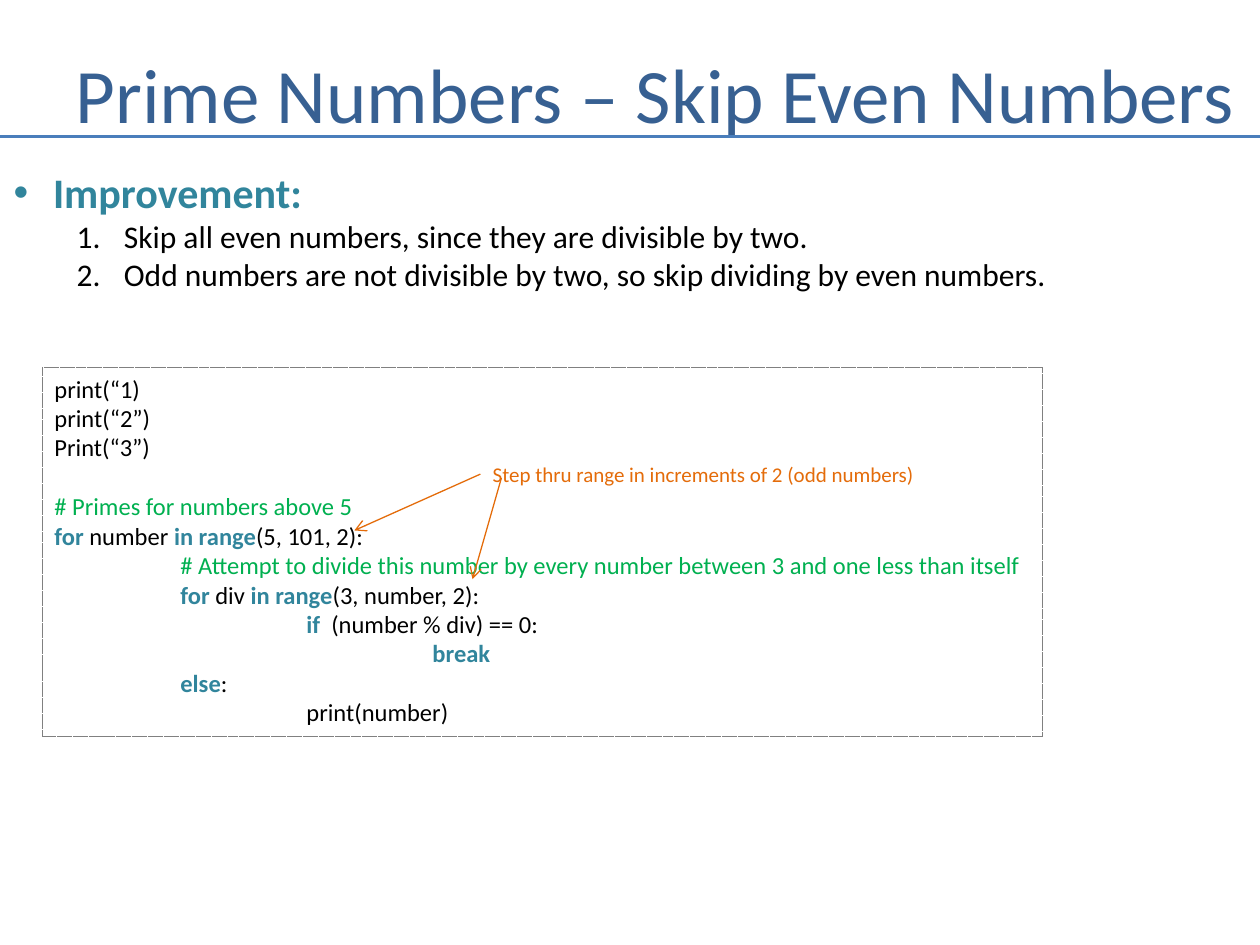
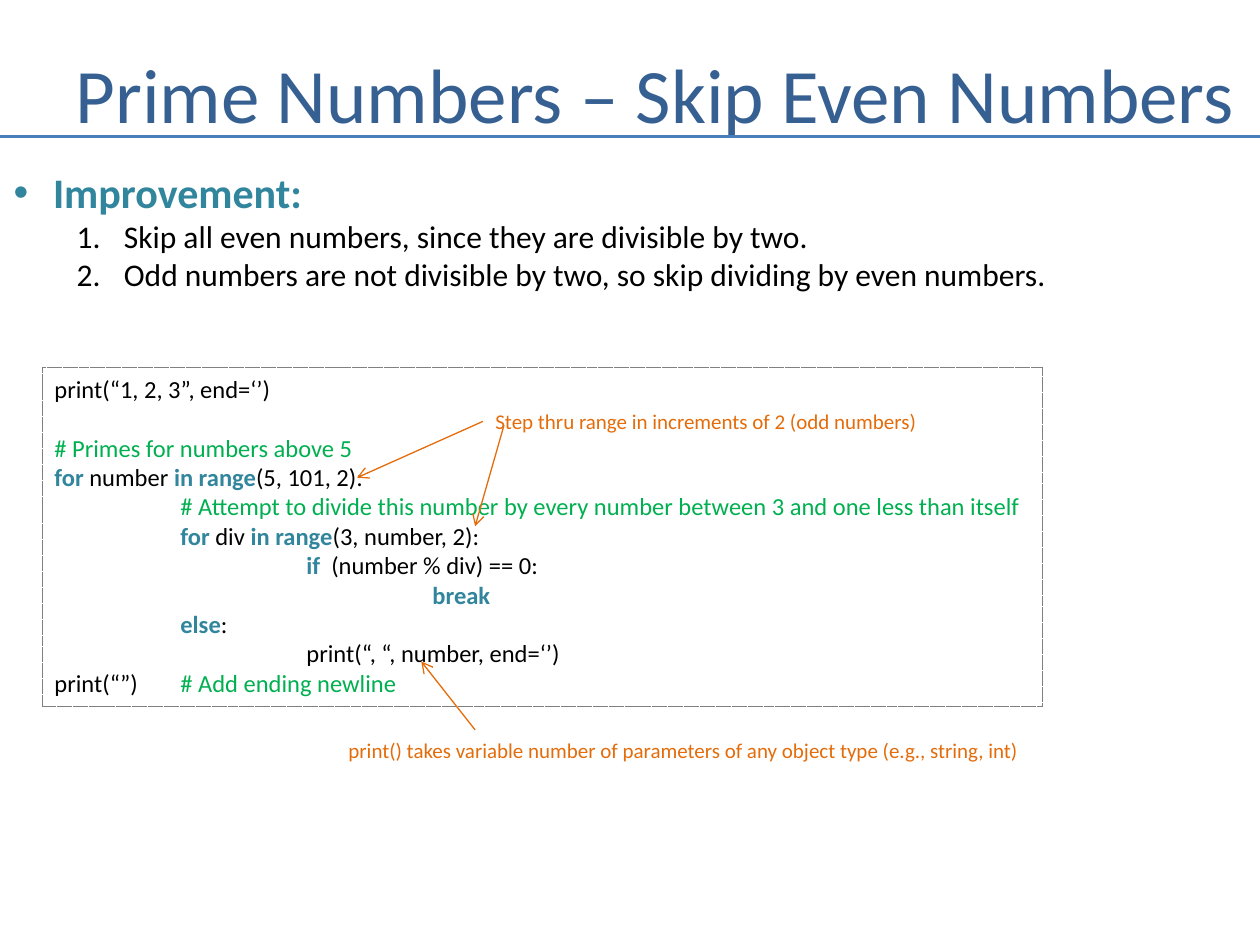
Before and after one commit to andrewferlitsch/Portland-Data-Science-Group, a slide deck: slide 5 of Presentations/Whiteboarding.pptx. Drawn at 1260x945 pixels with LibreOffice and Linux fonts; fonts in the diff are those of the drawing. Boxes give left, top, right and bottom in pixels: in the first picture for what was removed or moved away, otherwise in the second. Text is boxed around its words. In the diff, an @@ line names an element or a change of style, - is before the commit and + after.

Commit message:
clean prime example

```diff
--- a/Presentations/Whiteboarding.pptx
+++ b/Presentations/Whiteboarding.pptx
@@ rectangle "print(“1, 2, 3”, end=‘’)": place and size @@
-rectangle "print(“1, 2, 3”, end=‘’)" at [42, 368, 1042, 737]
+rectangle "print(“1, 2, 3”, end=‘’)" at [42, 368, 1042, 707]
@@ text in rectangle at [54, 380, 270, 402]: text changed @@
-print(“1)
-print(“2”)
-Print(“3”)
+print(“1, 2, 3”, end=‘’)
@@ text "Step thru range in increments ...": place and size @@
-text "Step thru range in increments ..." at [493, 467, 914, 488]
+text "Step thru range in increments ..." at [495, 414, 916, 435]
@@ arrow moved from (480, 474) - (354, 530) to (483, 421) - (357, 478) @@
@@ arrow moved from (501, 478) - (472, 580) to (504, 426) - (475, 527) @@
@@ text in rectangle at [54, 644, 560, 697]: text changed @@
-print(number)
+print(“, “, number, end=‘’)
+print(“”) # Add ending newline
@@ arrow added from (475, 730) to (421, 662), #E46C0A 0.75 pt @@
@@ text added at [348, 743, 1017, 762], 12 pt, text #E46C0A @@
+print() takes variable number of parameters of any object type (e.g., string, int)
```
Also in this commit, not shown: 3 other slides changed, 2 other files.
